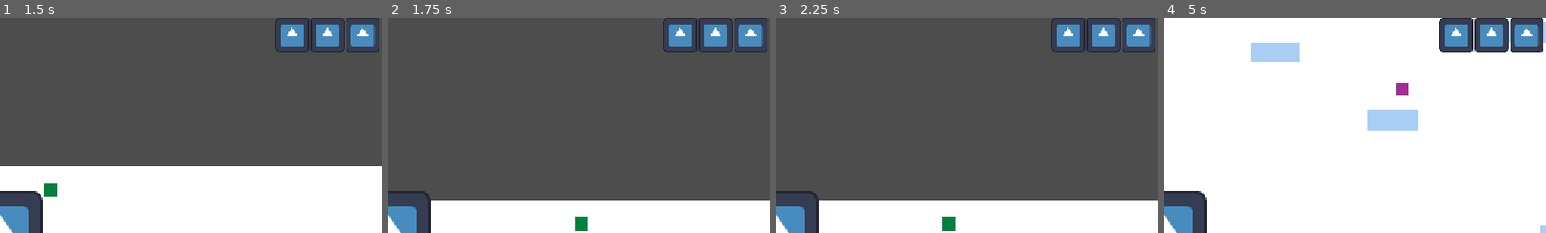
Above: before the commit, frames 1-4 (left to right).
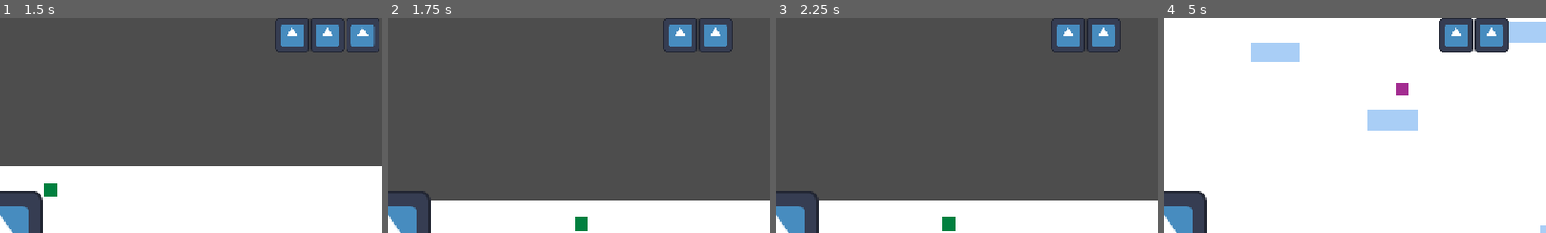
Above: after the commit, the same moments.

Repository: ignaciorizu/Primer_Videojuego_Godot
Game: Godot game, scene res://src/scenes/world/world.tscn
Two runs of this game, one before a commit and one after it. Both use one fixed random seed, a clock stepped at 60 frames per second and the inputs below. The engine's default icon, where the game draws it, is replaced by a stand-in: a white triangle on a blue panel in a dark square.
Inputs:
- Up to frame 1 (1.5 s): tap Enter (ui_accept) at 0.5, 0.77 s; hold Right (ui_right) from 0.53 s (still down)
- Up to frame 2 (1.75 s): keep holding Right (ui_right); tap Enter (ui_accept) at 1.52 s
- Up to frame 3 (2.25 s): release Right (ui_right) at 2.03 s; hold Left (ui_left) from 2.03 s (still down)
- Up to frame 4 (5 s): release Left (ui_left) at 2.78 s; hold Right (ui_right) 2.78-4.28 s; tap Enter (ui_accept) at 3.02, 3.77, 4.52 s; hold Left (ui_left) from 4.28 s (still down)
The pictures show only the part of the screen within x 50-100%, y 0-50%; the shares and areas given below are measured in that part.

Frame 1 is identical in both runs. In frame 2, 0.7% of the frame differs, in the area x 90-100%, y 0-16%; in frame 3, 0.7%; in frame 4, 1.4%.

Commit message:
Las vidas se borran al chocar con un killzone

Diff:
--- a/src/scenes/kill_Zone/kill_zone.gd
+++ b/src/scenes/kill_Zone/kill_zone.gd
@@ -6,7 +6,8 @@
 
 func _on_body_entered(body: Node2D) -> void:
 	if body.is_in_group("jugador"):
-		call_deferred("_handle_player_death")
+		call_deferred("_process_player_damage")
 
-func _handle_player_death() -> void:
+func _process_player_damage() -> void:
+	world.subtract_life()
 	get_tree().reload_current_scene()
--- /dev/null
+++ b/src/scenes/player/hub_vidas.gd
@@ -0,0 +1,19 @@
+extends CanvasLayer
+
+@onready var _life_icons: Array = [
+	$HBoxContainer/TextureRect,
+	$HBoxContainer/TextureRect2,
+	$HBoxContainer/TextureRect3
+]
+
+func _ready() -> void:
+	world.lives_changed.connect(update_lives_display)
+	update_lives_display(world.current_lives)
+
+func update_lives_display(current_lives: int) -> void:
+	if current_lives < 0 or current_lives > _life_icons.size():
+		push_error("Error de validacion: Rango de vidas invalido")
+		return
+
+	for index in range(_life_icons.size()):
+		_life_icons[index].visible = index < current_lives
--- a/src/scenes/player/vidas.tscn
+++ b/src/scenes/player/vidas.tscn
@@ -1,8 +1,10 @@
 [gd_scene format=3 uid="uid://ccbpalwlsx23a"]
 
+[ext_resource type="Script" uid="uid://e5tes5wcwsnm" path="res://src/scenes/player/hub_vidas.gd" id="1_e73rx"]
 [ext_resource type="Texture2D" uid="uid://cb2djvtfmuod3" path="res://icon.svg" id="1_sii6y"]
 
 [node name="Vidas" type="CanvasLayer" unique_id=2103879004]
+script = ExtResource("1_e73rx")
 
 [node name="HBoxContainer" type="HBoxContainer" parent="." unique_id=1191275963]
 anchors_preset = 1
@@ -14,7 +16,7 @@
 grow_horizontal = 0
 scale = Vector2(0.40206325, 0.40206325)
 
-[node name="TextureRect" type="TextureRect" parent="HBoxContainer" unique_id=1893885554]
+[node name="TextureRect3" type="TextureRect" parent="HBoxContainer" unique_id=1893885554]
 layout_mode = 2
 texture = ExtResource("1_sii6y")
 
@@ -22,6 +24,6 @@
 layout_mode = 2
 texture = ExtResource("1_sii6y")
 
-[node name="TextureRect3" type="TextureRect" parent="HBoxContainer" unique_id=1810221327]
+[node name="TextureRect" type="TextureRect" parent="HBoxContainer" unique_id=1810221327]
 layout_mode = 2
 texture = ExtResource("1_sii6y")
Not shown, added: src/scenes/player/hub_vidas.gd.uid
